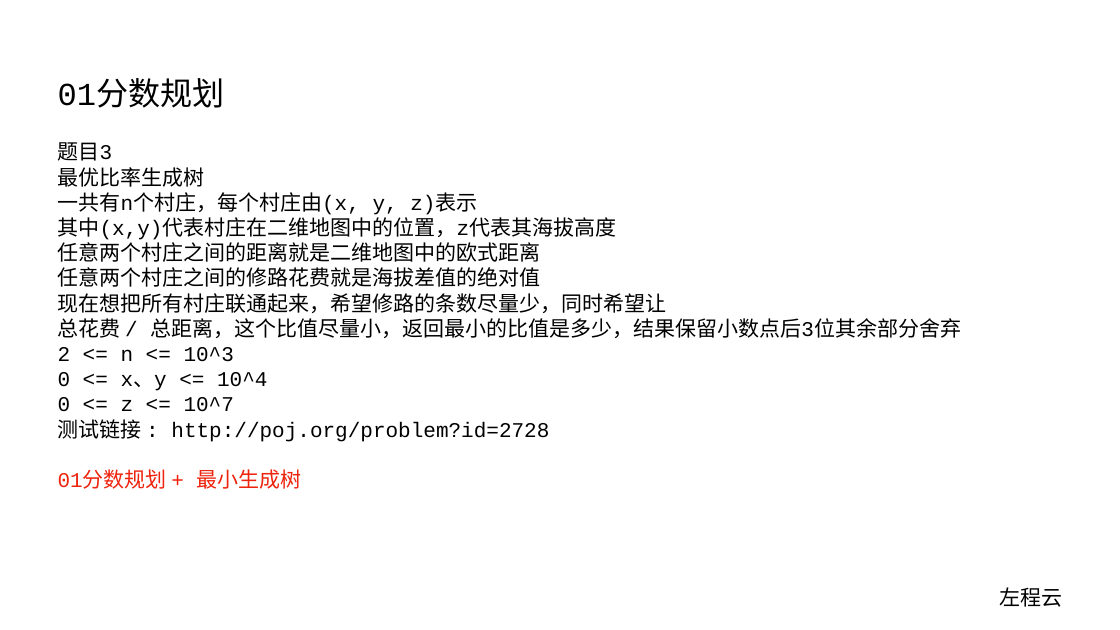
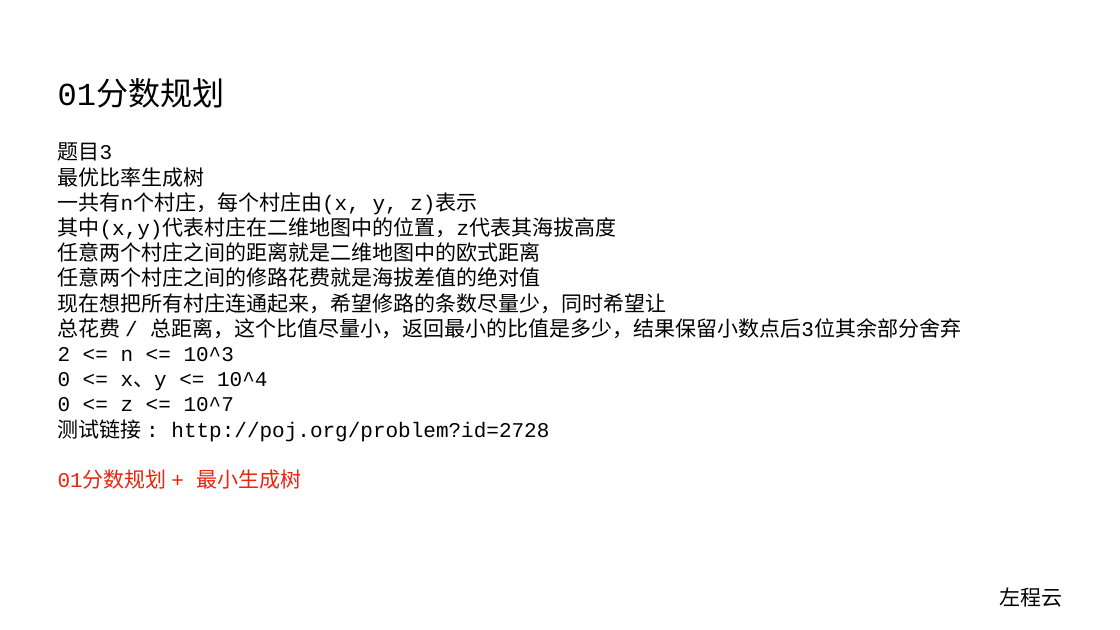
Before and after one commit to algorithmzuo/algorithm-journey, a slide deck: slide 6 of ppt/算法讲解138【扩展】01分数规划.pptx. Drawn at 1120x630 pixels with LibreOffice and Linux fonts; fonts in the diff are those of the drawing. Boxes give left, top, right and bottom in pixels: in the first picture for what was removed or moved away, otherwise in the second. Text is boxed around its words. In the diff, an @@ line names an element or a change of style, - is before the commit and + after.

```diff
--- a/ppt/算法讲解138【扩展】01分数规划.pptx
+++ b/ppt/算法讲解138【扩展】01分数规划.pptx
@@ text at [58,293,667,313]: text changed @@
-现在想把所有村庄联通起来，希望修路的条数尽量少，同时希望让
+现在想把所有村庄连通起来，希望修路的条数尽量少，同时希望让
```
Also in this commit, not shown: 15 other files.
